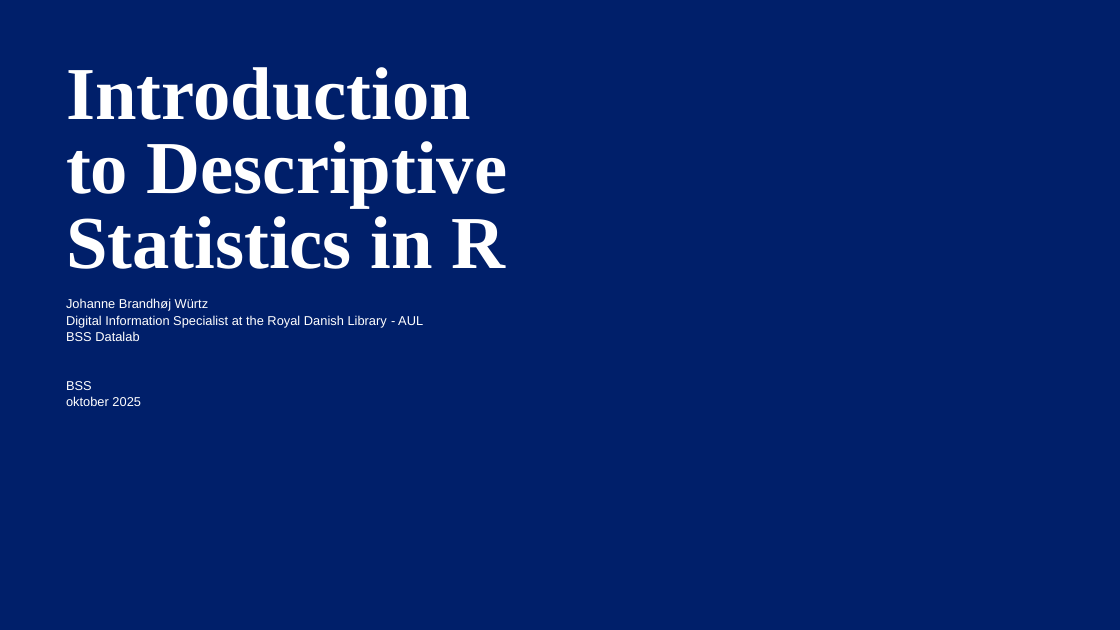
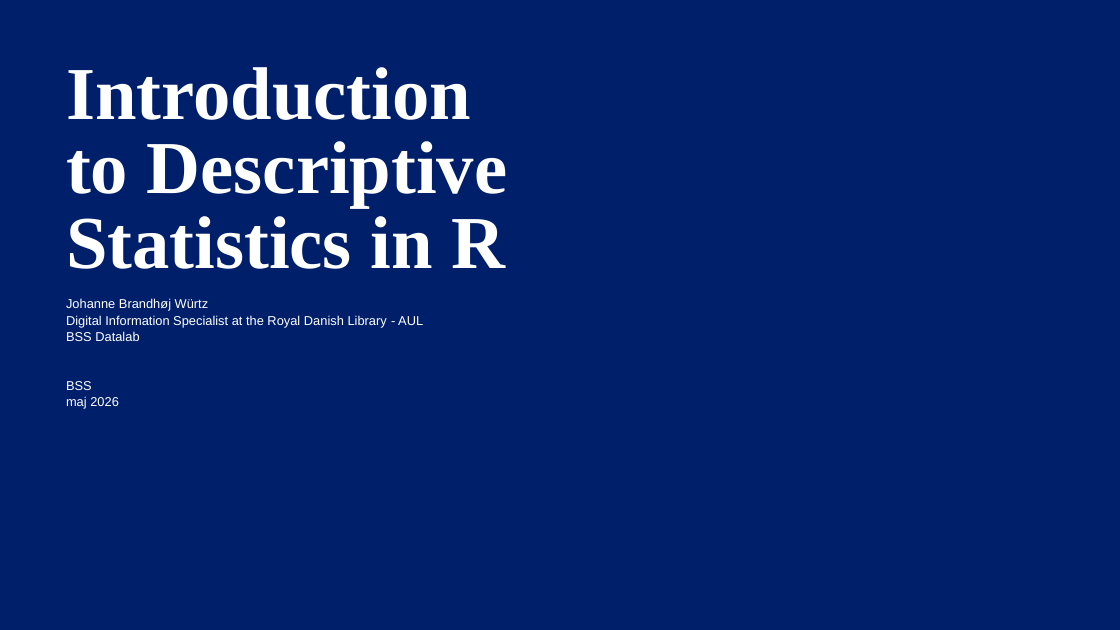
Before and after one commit to AUL-BSS-Datalab/StatisticsIntroR, a slide deck: slide 1 of slides/Intro_to_Descriptive_Statistics_in_R.pptx. Drawn at 1120x630 pixels with LibreOffice and Linux fonts; fonts in the diff are those of the drawing; background and template pictures are left out. Boxes give left, top, right and bottom in pixels: in the first picture for what was removed or moved away, otherwise in the second. Text is boxed around its words. In the diff, an @@ line names an element or a change of style, - is before the commit and + after.

```diff
--- a/slides/Intro_to_Descriptive_Statistics_in_R.pptx
+++ b/slides/Intro_to_Descriptive_Statistics_in_R.pptx
@@ text at [66,396,119,409]: text changed @@
-oktober 2025
+maj 2026
```
Also in this commit, not shown: 7 other slides changed.
